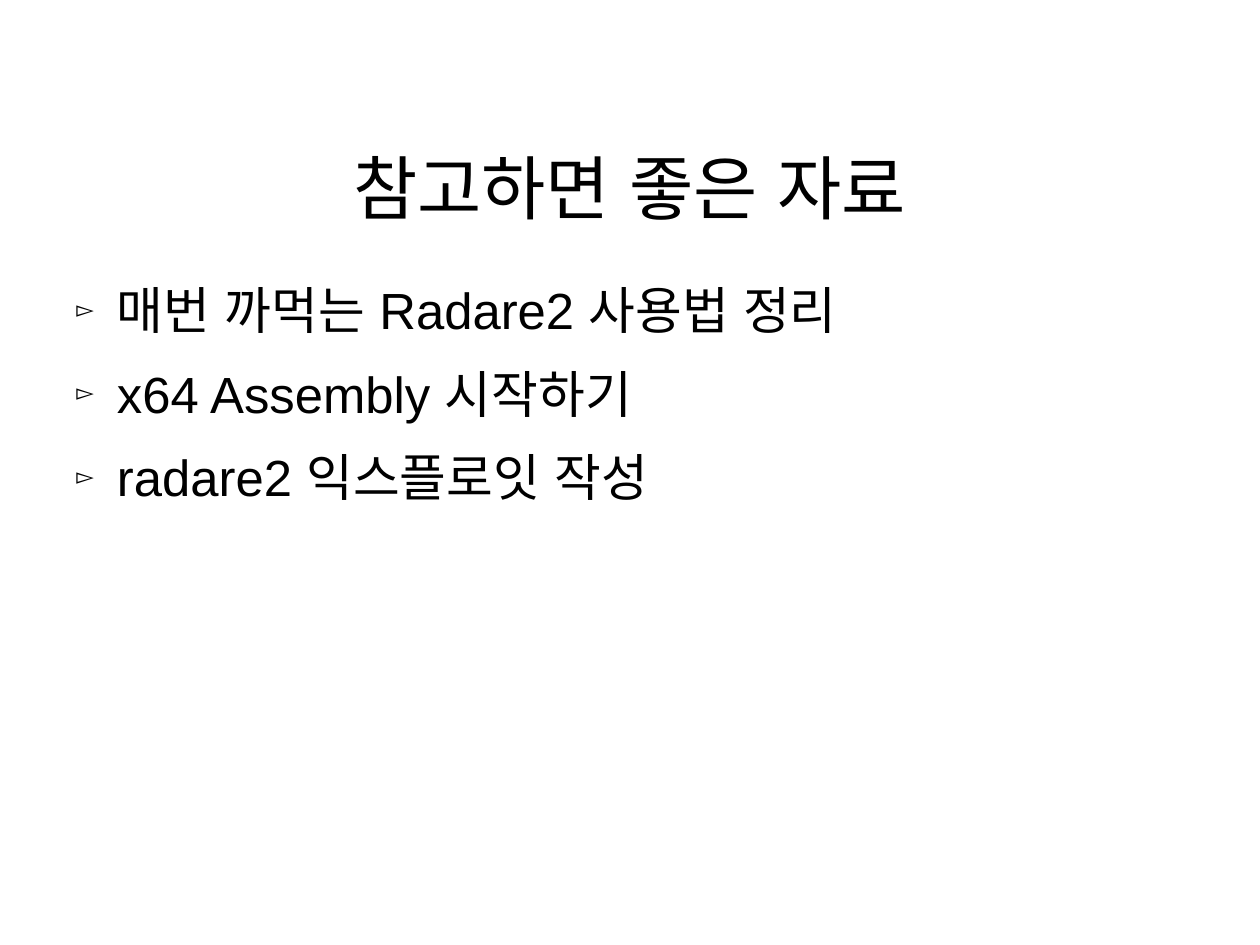
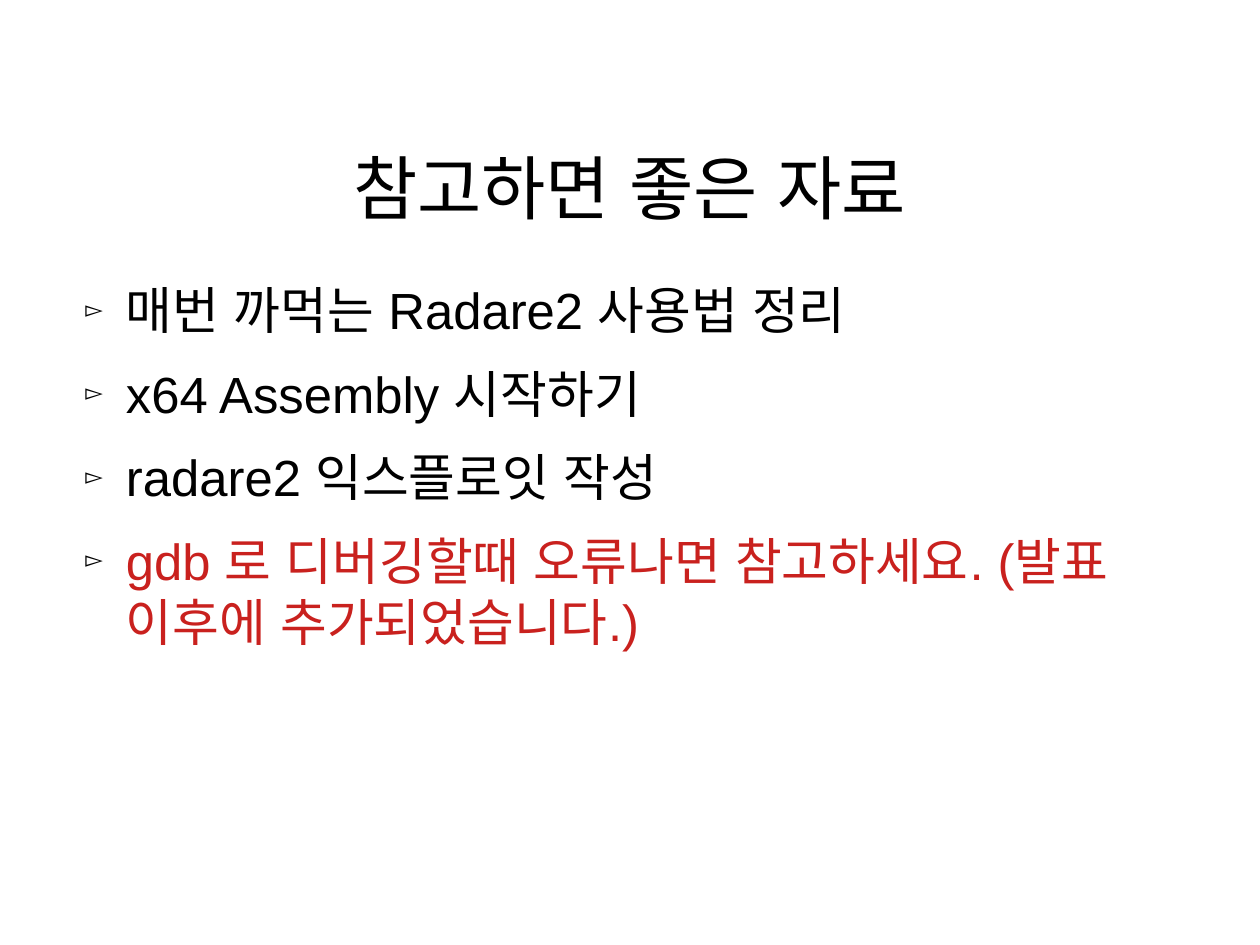
Before and after one commit to movptr06/hacking-study, a slide deck: slide 13 of Study00/presentation.odp (slide 12 before the commit). Drawn at 1260x945 pixels with LibreOffice and Linux fonts; fonts in the diff are those of the drawing; background and template pictures are left out. Boxes give left, top, right and bottom in pixels: in the first picture for what was removed or moved away, otherwise in the second. Text is boxed around its words. In the diff, an @@ line names an element or a change of style, - is before the commit and + after.

```diff
--- a/Study00/presentation.odp
+++ b/Study00/presentation.odp
@@ text "매번 까먹는 Radare2 사용법 정리" moved from (x1=117, y1=287, x2=836, y2=500) to (x1=126, y1=287, x2=1109, y2=652) @@
@@ text at (x1=126, y1=537, x2=1109, y2=652): paragraph added @@
+▻ gdb 로 디버깅할때 오류나면 참고하세요. (발표 이후에 추가되었습니다.)
```
Also in this commit, not shown: 1 slide added.
